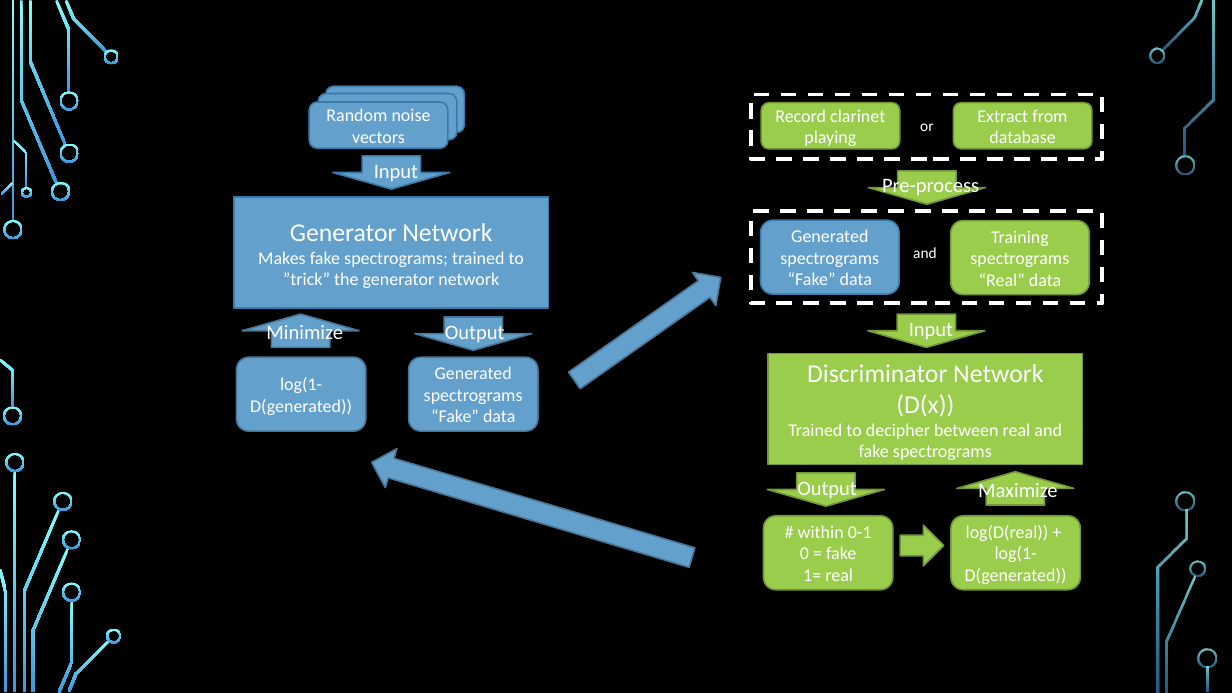
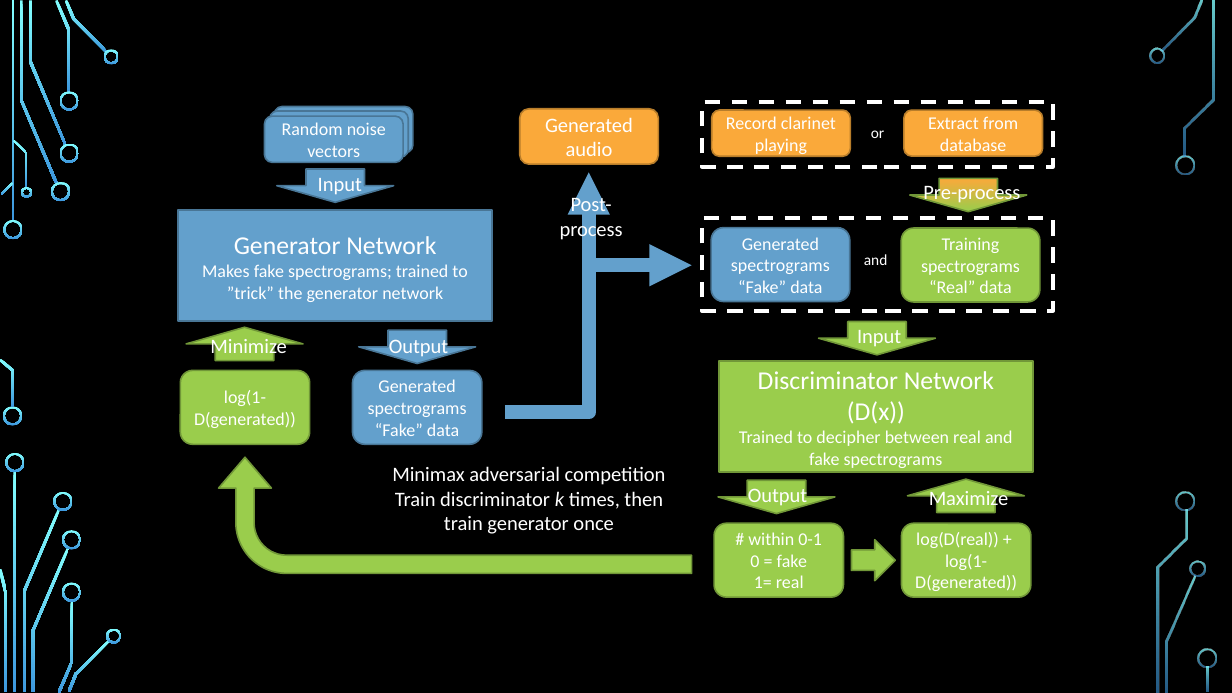
Before and after one commit to tinzh/machine-learning-tone-generation, a slide deck: slide 6 of firstPresentationWithDigitalFlowchart.pptx (slide 7 before the commit). Drawn at 1232x693 pixels with LibreOffice and Linux fonts; fonts in the diff are those of the drawing; background and template pictures are left out. Boxes give left, top, right and bottom in pixels: in the first picture for what was removed or moved away, otherwise in the second. Text is boxed around its words. In the diff, an @@ line names an element or a change of style, - is before the commit and + after.

```diff
--- a/firstPresentationWithDigitalFlowchart.pptx
+++ b/firstPresentationWithDigitalFlowchart.pptx
@@ rounded rectangle "Random noise vectors": place and size @@
-rounded rectangle "Random noise vectors" at <box>310,102,448,148</box>
+rounded rectangle "Random noise vectors" at <box>264,116,403,163</box>
@@ rounded rectangle: place and size @@
-rounded rectangle at <box>318,93,457,140</box>
+rounded rectangle at <box>270,111,409,157</box>
@@ outline #387BAB 1.25 pt to #497697 1.25 pt in 6 elements at <box>712,227,850,301</box>, <box>264,116,403,163</box>, <box>178,211,493,322</box>, <box>270,111,409,157</box>, <box>277,170,394,203</box>, <box>274,106,413,152</box> @@
@@ rounded rectangle: place and size @@
-rounded rectangle at <box>326,86,465,132</box>
+rounded rectangle at <box>274,106,413,152</box>
@@ rounded rectangle added at <box>520,109,659,165</box>, fill #FAA93A, outline #B97D2B 1.25 pt, 16 pt, text #FFFFFF @@
+Generated
+audio
@@ 4 texts, 1 rectangle: place and size @@
-4 texts, 1 rectangle at <box>751,94,1103,503</box>
+4 texts, 1 rectangle at <box>702,102,1054,511</box>
@@ rounded rectangle "Record clarinet playing" at <box>712,110,850,156</box>: fill #9ACD4C to #FAA93A; outline #729838 1.25 pt to #B97D2B 1.25 pt @@
@@ rounded rectangle "Extract from database" at <box>904,110,1043,156</box>: fill #9ACD4C to #FAA93A; outline #729838 1.25 pt to #B97D2B 1.25 pt @@
@@ 3 texts, 3 right arrows, 2 rounded rectangles, 1 rectangle: place and size @@
-3 texts, 3 right arrows, 2 rounded rectangles, 1 rectangle at <box>235,156,549,432</box>
+3 texts, 3 right arrows, 2 rounded rectangles, 1 rectangle at <box>178,170,493,445</box>
@@ arrow added from (589, 322) to (589, 173), #63A0CC 11 pt @@
@@ right arrow: place and size @@
-right arrow at <box>868,171,986,205</box>
+right arrow at <box>910,179,1027,212</box>
@@ right arrow at <box>910,179,1027,212</box>: fill #9ACD4C to gradient #9ACD4C to #FAA93A @@
@@ text "Pre-process": place and size @@
-text "Pre-process" at <box>882,175,979,198</box>
+text "Pre-process" at <box>923,182,1020,205</box>
@@ text added at <box>560,194,623,242</box>, 16 pt, text #FFFFFF @@
+Post-
+process
@@ elbow arrow added from (505, 412) to (692, 265), #63A0CC 11 pt @@
@@ right arrow removed at <box>563,261,733,397</box> @@
@@ right arrow at <box>186,328,304,361</box>: fill #63A0CC to #9ACD4C; outline #497697 1.25 pt to #729838 1.25 pt @@
@@ rounded rectangle "log(1-D(generated))" at <box>180,371,310,445</box>: fill #63A0CC to #9ACD4C; outline #497697 1.25 pt to #729838 1.25 pt @@
@@ right arrow removed at <box>366,443,698,577</box> @@
@@ bent arrow added at <box>219,457,692,574</box>, fill #9ACD4C, outline #729838 1.25 pt @@
@@ text added at <box>392,466,666,534</box>, 16 pt, text #FFFFFF @@
+Minimax adversarial competition
+Train discriminator k times, then train generator once
@@ 6 rounded rectangles, 3 right arrows, 2 rectangles, 1 text: place and size @@
-6 rounded rectangles, 3 right arrows, 2 rectangles, 1 text at <box>751,103,1103,590</box>
+6 rounded rectangles, 3 right arrows, 2 rectangles, 1 text at <box>702,110,1054,597</box>
@@ right arrow: place and size @@
-right arrow at <box>900,525,944,566</box>
+right arrow at <box>852,540,896,580</box>
```
Also in this commit, not shown: 2 other slides changed, 2 slides added, 2 slides removed, 2 other files.
